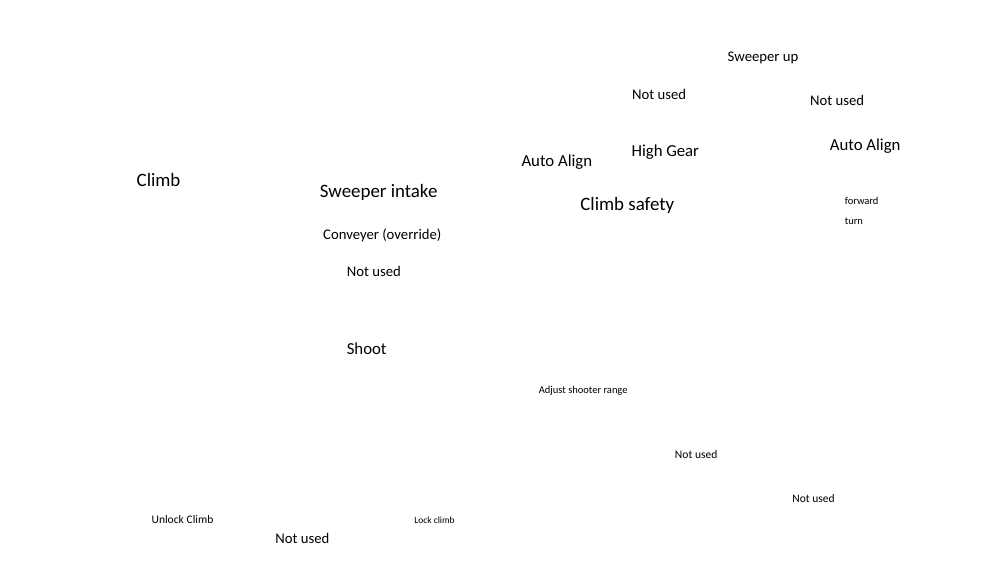
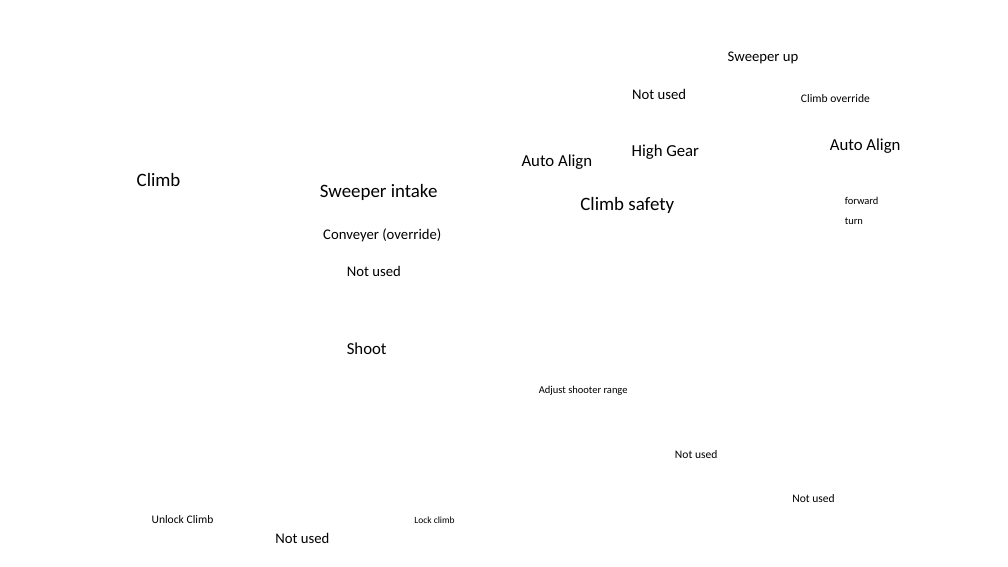
Before and after one commit to FRC7224/FRC2022J, a slide deck: slide 3 of Controls.pptx. Drawn at 1008x567 pixels with LibreOffice and Linux fonts; fonts in the diff are those of the drawing; background and template pictures are left out. Boxes give left, top, right and bottom in pixels: in the first picture for what was removed or moved away, otherwise in the second. Text is boxed around its words. In the diff, an @@ line names an element or a change of style, - is before the commit and + after.

Commit message:
fixed climb

```diff
--- a/Controls.pptx
+++ b/Controls.pptx
@@ text at (801,94,869,102): text changed; size 14 to 11 pt @@
-Not used
+Climb override
```
Also in this commit, not shown: 1 other slide changed, 4 other files.
